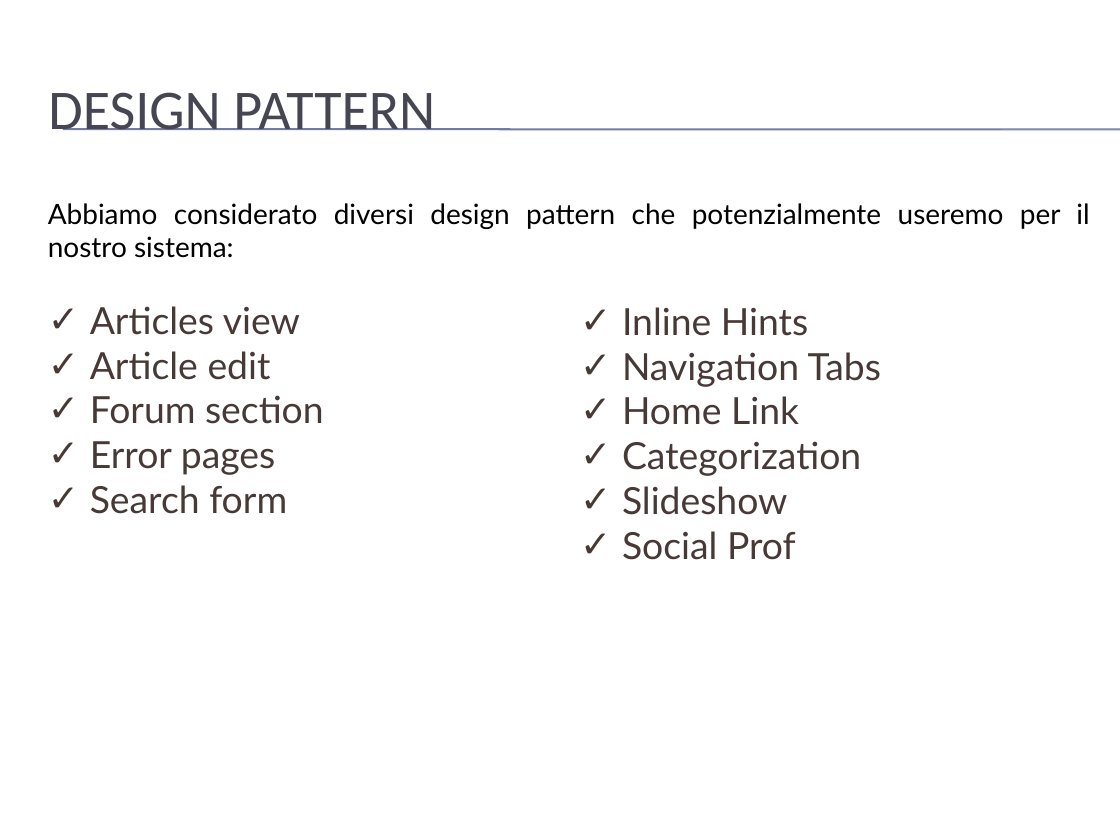
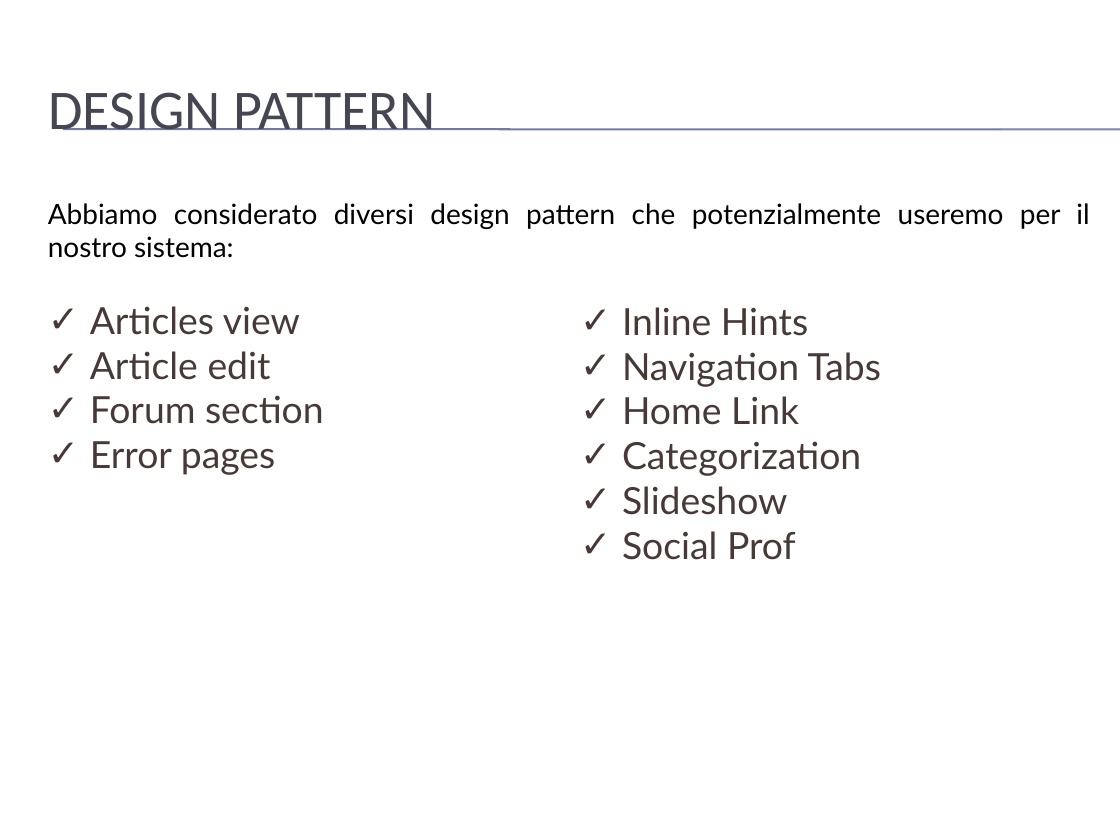
Before and after one commit to mario-santoro/Bullyingless, a slide deck: slide 18 of Assignment n.4/presentazione.pptx. Drawn at 1120x840 pixels with LibreOffice and Linux fonts; fonts in the diff are those of the drawing; background and template pictures are left out. Boxes give left, top, right and bottom in pixels: in the first picture for what was removed or moved away, otherwise in the second. Text is boxed around its words. In the diff, an @@ line names an element or a change of style, - is before the commit and + after.

```diff
--- a/Assignment n.4/presentazione.pptx
+++ b/Assignment n.4/presentazione.pptx
@@ text at [90,485,287,514]: paragraph removed @@
-✓ Search form
```
Also in this commit, not shown: 4 other slides changed, 1 slide added.
